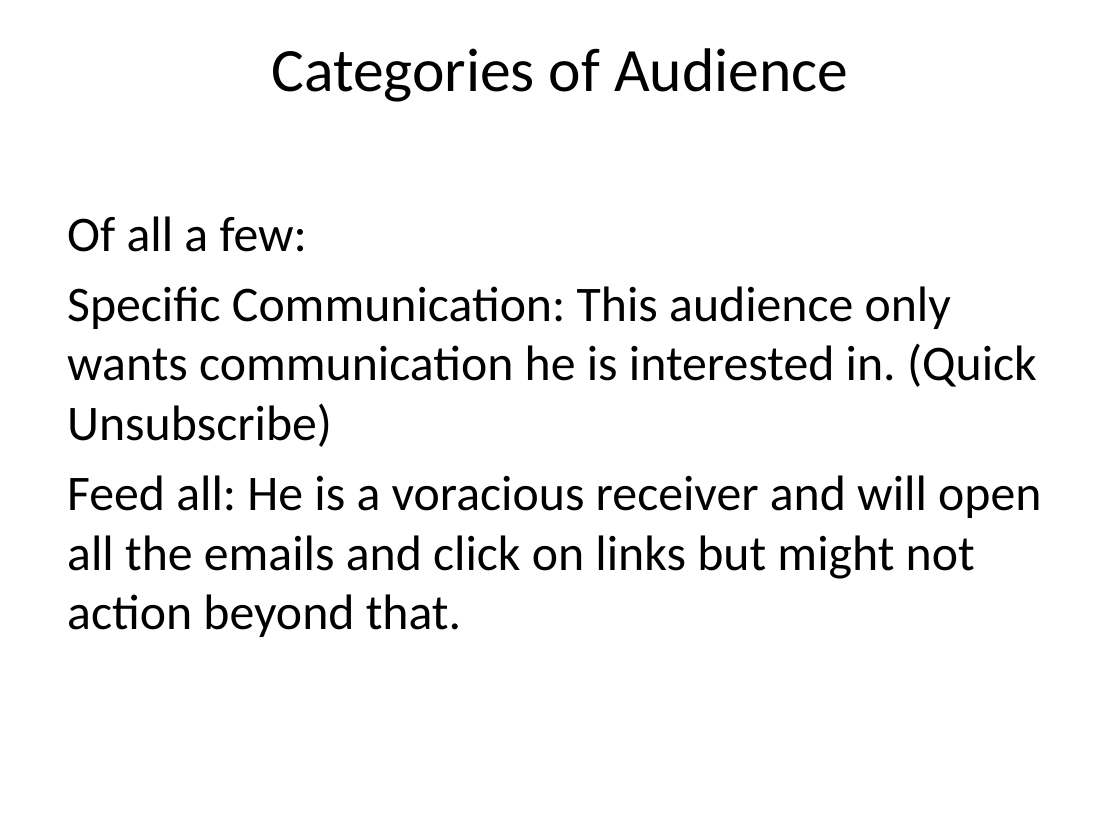
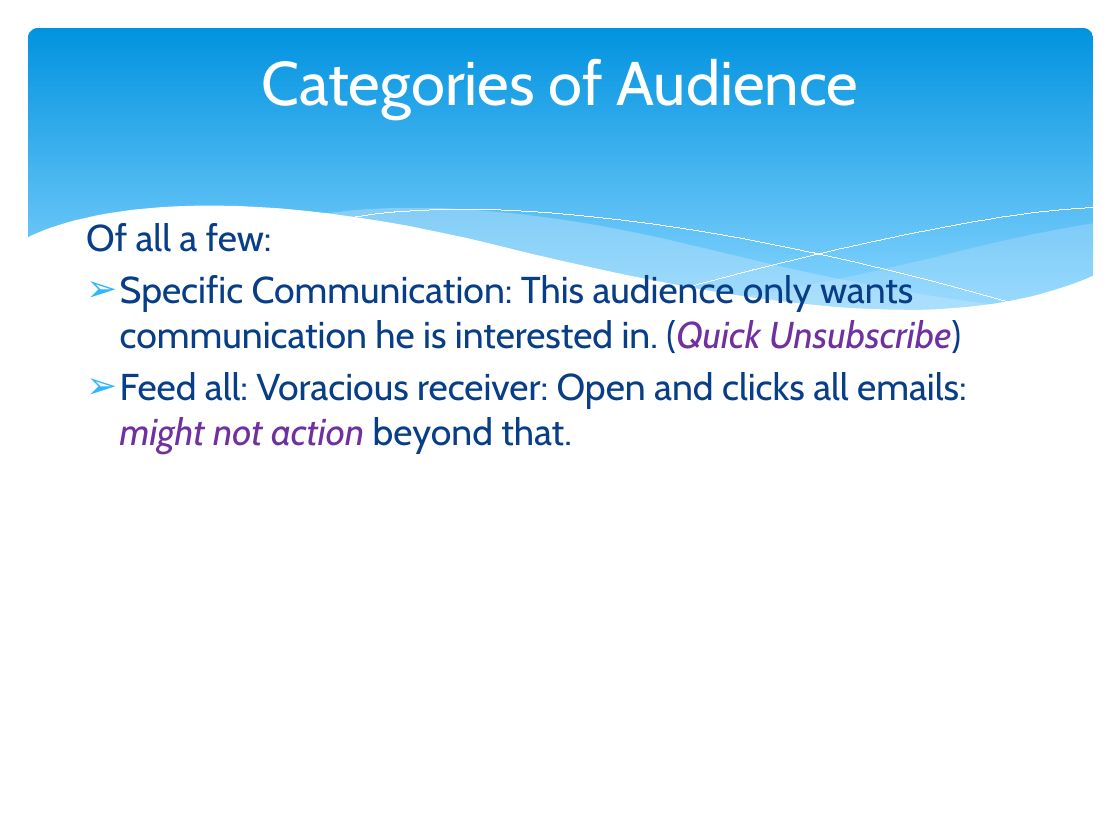
Before and after one commit to mausamiibs/mausamiibs.github.io, a slide deck: slide 4 of Marketing Automation for Network4cars.pptx (slide 3 before the commit). Drawn at 1120x840 pixels with LibreOffice and Linux fonts; fonts in the diff are those of the drawing. Boxes give left, top, right and bottom in pixels: in the first picture for what was removed or moved away, otherwise in the second. Text is boxed around its words. In the diff, an @@ line names an element or a change of style, - is before the commit and + after.

```diff
--- a/Marketing Automation for Network4cars.pptx
+++ b/Marketing Automation for Network4cars.pptx
@@ rounded rectangle added at [28,28,1093,330], fill gradient #0293E0 to #83D3FE @@
@@ title "Categories of Audience": place and size @@
-title "Categories of Audience" at [271,48,848,102]
+title "Categories of Audience" at [262,59,859,119]
@@ title "Categories of Audience" at [262,59,859,119]: font Calibri to Cabin, text colour #000000 to #FFFFFF @@
@@ group added at [26,206,1094,368]: 5 freeform shapes @@
@@ text "Of all a few:": place and size @@
-text "Of all a few:" at [67,216,1041,637]
+text "Of all a few:" at [86,223,967,453]
@@ text at [86,223,961,353]: size 32 to 24 pt, font Calibri to Cabin, text colour #000000 to #073E87 in "Of all a few:", "Specific Communication: This audience only wants communicati ..."; text colour #000000 to #7030A0, italic on in "(Quick Unsubscribe)"; less space between paragraphs; bullet none to ➢ @@
@@ text at [120,372,967,453]: text changed; size 32 to 24 pt; font Calibri to Cabin; text colour #000000 to #073E87 @@
-Feed all: He is a voracious receiver and will open all the emails and click on links but might not action beyond that.
+➢ Feed all: Voracious receiver: Open and clicks all emails: might not action beyond that.
```
Also in this commit, not shown: 17 other slides changed, 3 slides added.
